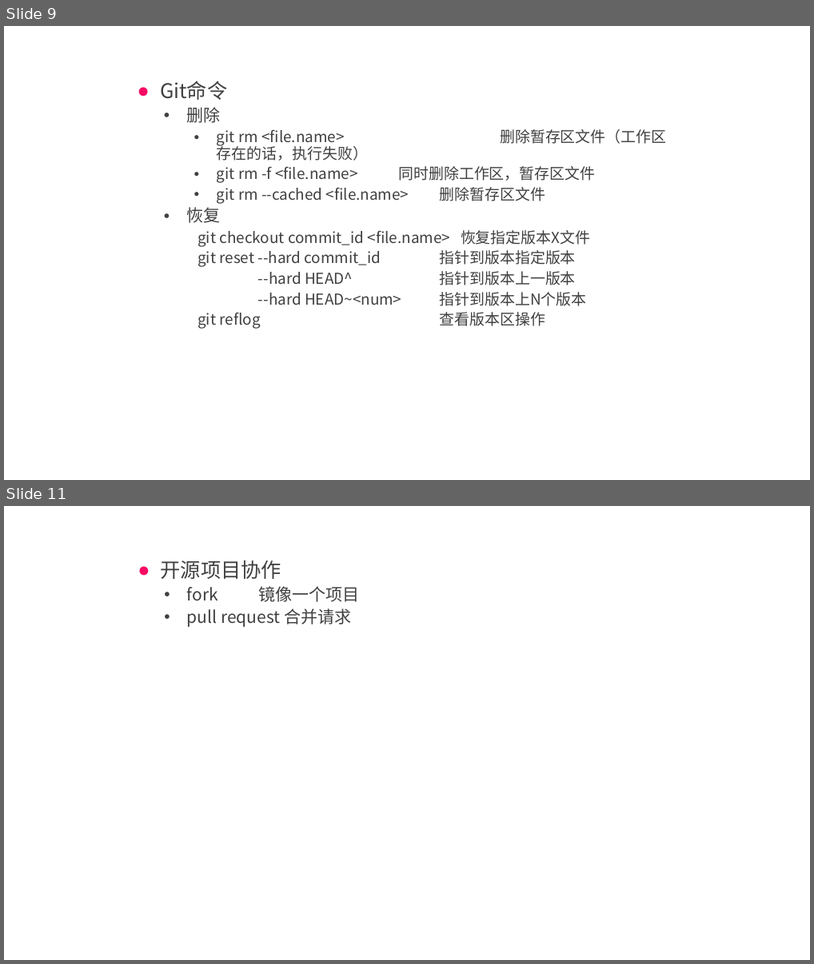
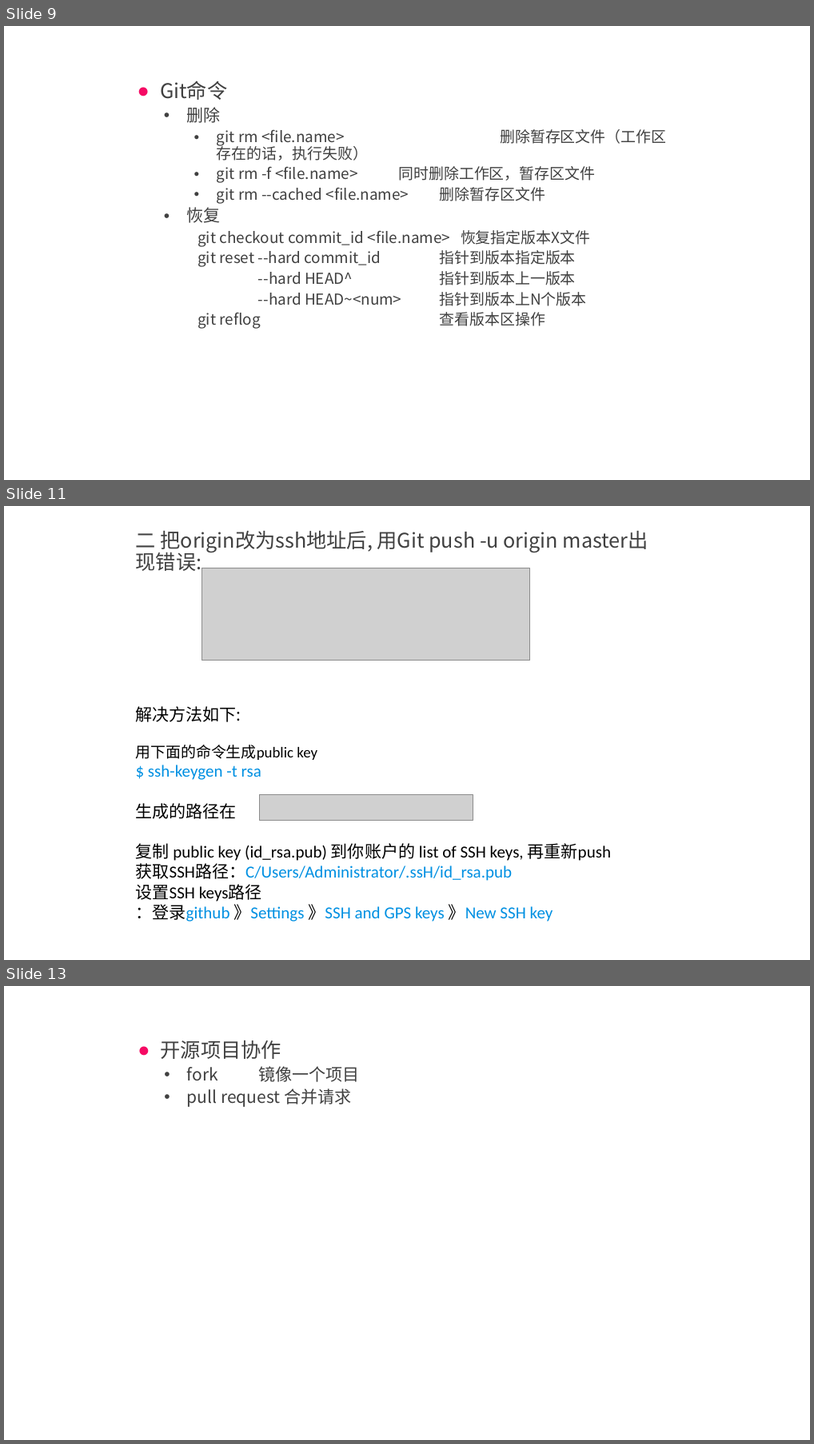
Before and after one commit to lixueiq911/github-note, a slide deck: 玩转git与github.pptx. Shown one above the other, each under a label of ours: slides 9 and 11 before the commit, slides 9, 11 and 13 after it; the slides between them are not shown. The pictures are 814x964 and 814x1444 pixels, drawn with LibreOffice and Linux fonts; fonts in the diff are those of the drawing; grey boxes stand for pictures. Boxes give left, top, right and bottom in pixels: in the first picture for what was removed or moved away, otherwise in the second. Text is boxed around its words. In the diff, an @@ line names an element or a change of style, - is before the commit and + after.

```diff
--- a/玩转git与github.pptx
+++ b/玩转git与github.pptx
@@ slide 11 added at (x1=4, y1=506, x2=810, y2=960), background #FFFFFF @@
@@ text added at (x1=136, y1=531, x2=558, y2=553), 24 pt, text #404040 @@
+  二 把origin改为ssh地址后, 用Git push -u origin master出现错误:
@@ picture added at (x1=202, y1=568, x2=530, y2=660) @@
@@ text added at (x1=136, y1=706, x2=611, y2=921), 20 pt, text #000000 @@
+解决方法如下:
+用下面的命令生成public key
+$ ssh-keygen -t rsa
+生成的路径在
+复制 public key (id_rsa.pub) 到你账户的 list of SSH keys, 再重新push
+获取SSH路径：C/Users/Administrator/.ssH/id_rsa.pub
+设置SSH keys路径
+：登录github 》Settings 》SSH and GPS keys 》New SSH key
@@ picture added at (x1=259, y1=795, x2=473, y2=820) @@
@@ what was slide 11 is now slide 13 @@
```
Also in this commit, not shown: 1 slide changed, 1 other slide added.
